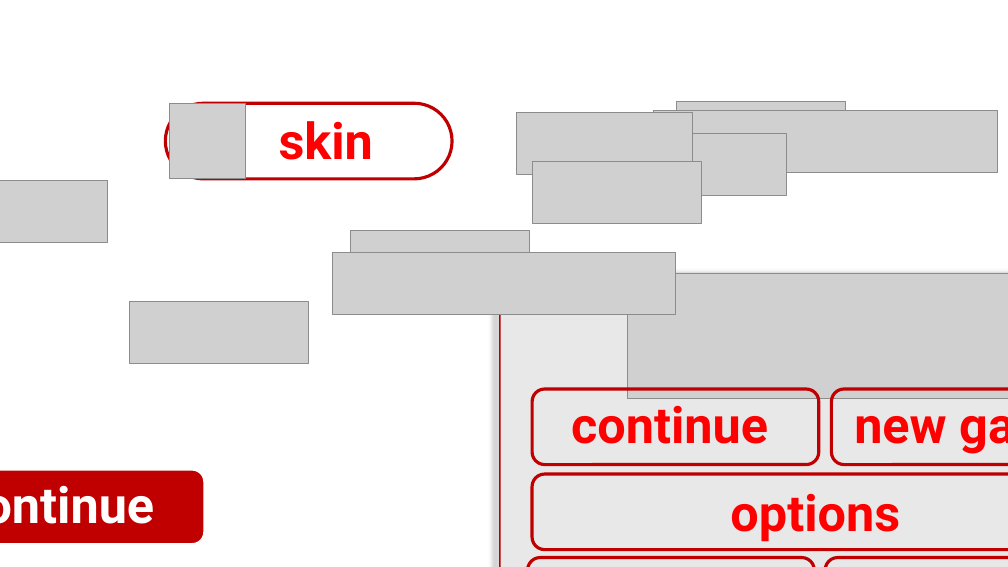
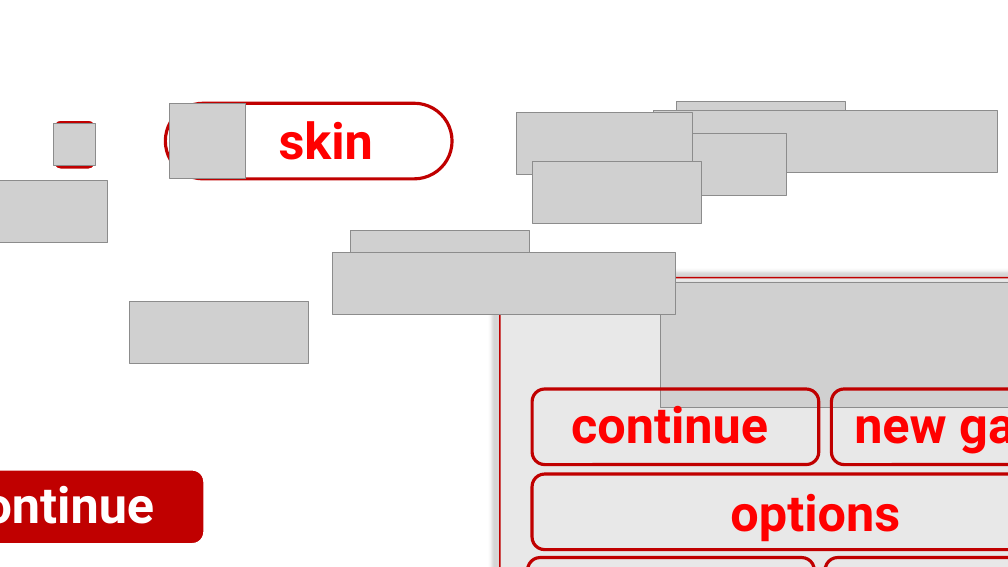
Before and after one commit to MajdLHB/Keep-Going-Trick-Box--Godot-Game-Project, a slide deck: slide 1 of Godot Project/Concept.pptx. Drawn at 1008x567 pixels with LibreOffice and Linux fonts; fonts in the diff are those of the drawing; grey boxes stand for pictures; background and template pictures are left out. Boxes give left, top, right and bottom in pixels: in the first picture for what was removed or moved away, otherwise in the second. Text is boxed around its words. In the diff, an @@ line names an element or a change of style, - is before the commit and + after.

```diff
--- a/Godot Project/Concept.pptx
+++ b/Godot Project/Concept.pptx
@@ rounded rectangle added at bbox=[54, 120, 96, 169], fill #C00000, outline #FFFFFF 1.5 pt @@
@@ picture added at bbox=[54, 123, 96, 166] @@
@@ picture: place and size @@
-picture at bbox=[628, 273, 1008, 399]
+picture at bbox=[661, 282, 1008, 408]
```
Also in this commit, not shown: 5 slides added, 35 other files.
